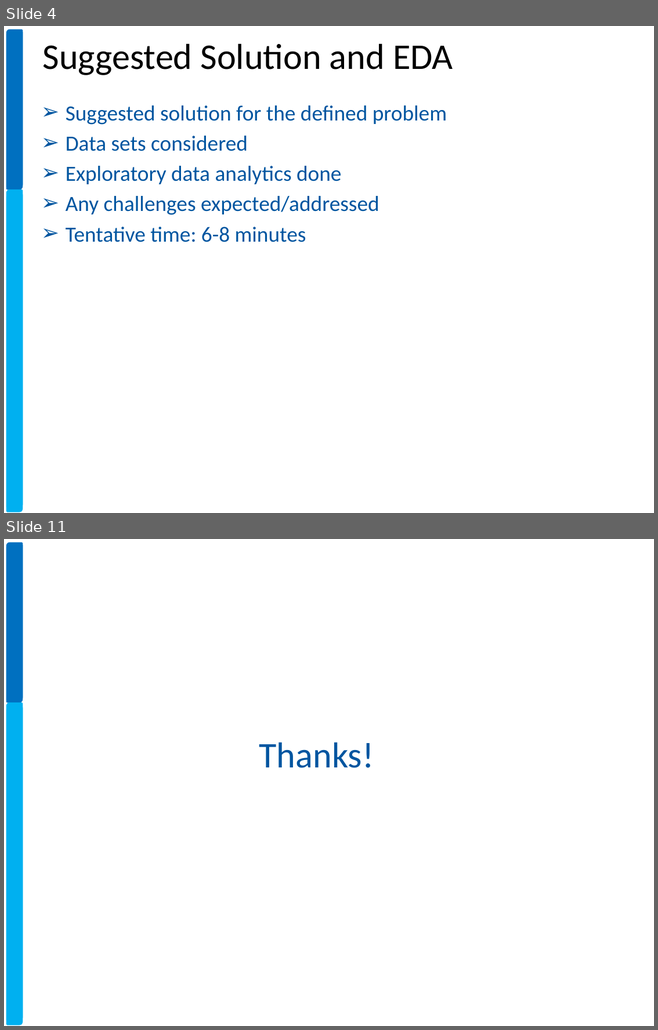
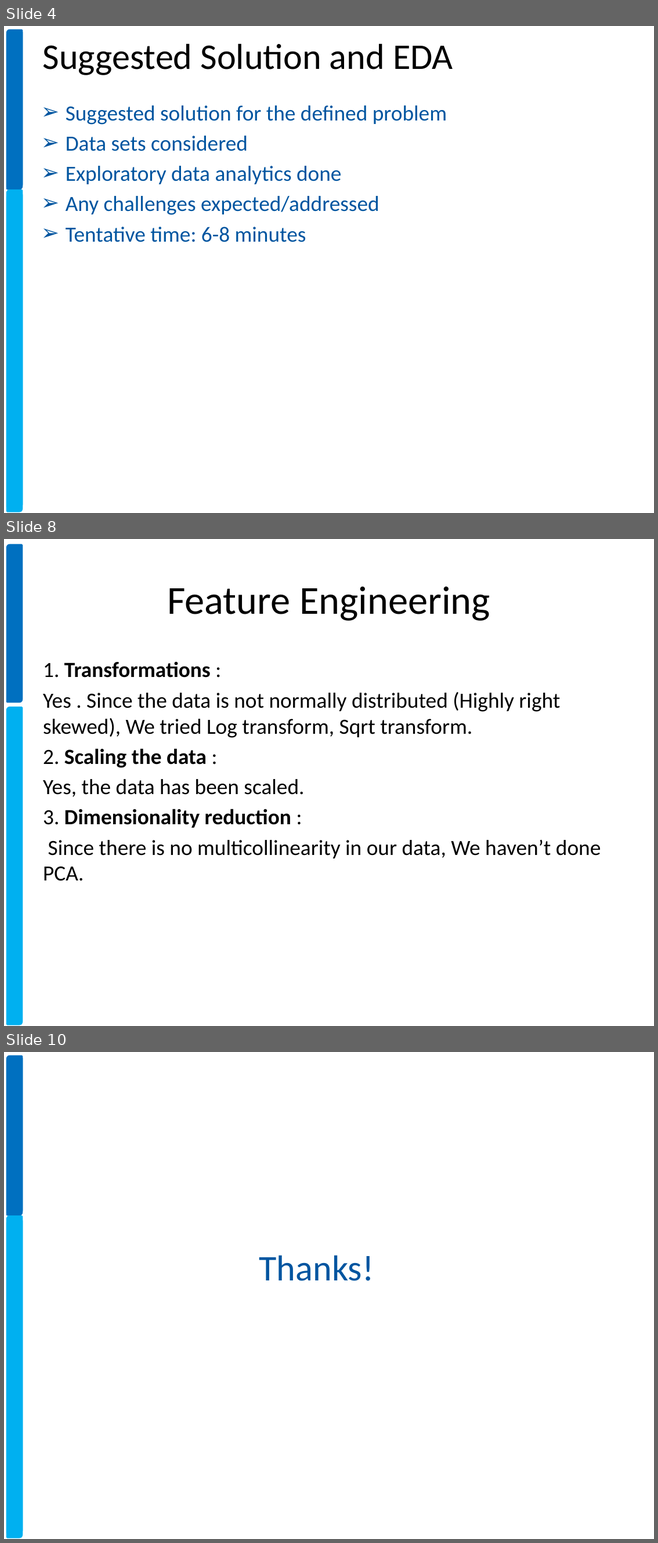
Before and after one commit to xavierigneous/Vehicle-Loan-Default-Prediction, a slide deck: Pravin Kumar/Vehicle Loan Default Prediction.pptx. Shown one above the other, each under a label of ours: slides 4 and 11 before the commit, slides 4, 8 and 10 after it; the slides between them are not shown. The pictures are 658x1030 and 658x1543 pixels, drawn with LibreOffice and Linux fonts; fonts in the diff are those of the drawing; background and template pictures are left out. Boxes give left, top, right and bottom in pixels: in the first picture for what was removed or moved away, otherwise in the second. Text is boxed around its words. In the diff, an @@ line names an element or a change of style, - is before the commit and + after.

```diff
--- a/Pravin Kumar/Vehicle Loan Default Prediction.pptx
+++ b/Pravin Kumar/Vehicle Loan Default Prediction.pptx
@@ slide 8 added at (4,539,654,1026), background #FFFFFF; not listed: 2 template elements that a slide beside it also shows @@
@@ title added at (167,587,490,621), 44 pt, text #000000 @@
+Feature Engineering
@@ text added at (43,661,600,881), 24 pt, text #000000 @@
+1. Transformations :
+Yes . Since the data is not normally distributed (Highly right skewed), We tried Log transform, Sqrt transform.
+2. Scaling the data :
+Yes, the data has been scaled.
+3. Dimensionality reduction :
+Since there is no multicollinearity in our data, We haven’t done PCA.
@@ what was slide 11 is now slide 10 @@
```
Also in this commit, not shown: 3 other slides added, 5 slides removed, 1 other file.
